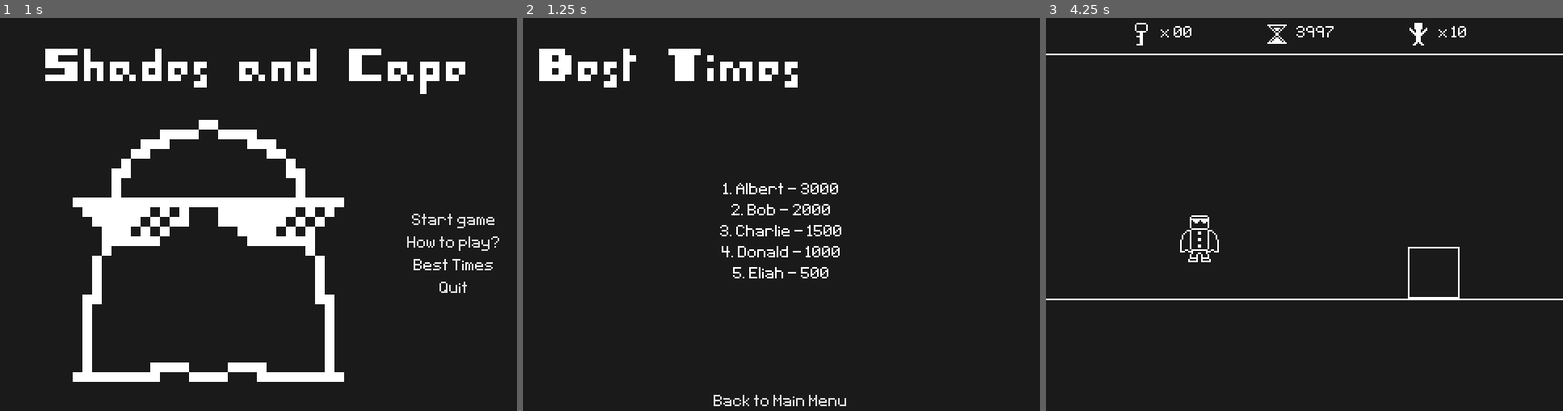
Above: before the commit, frames 1-3 (left to right).
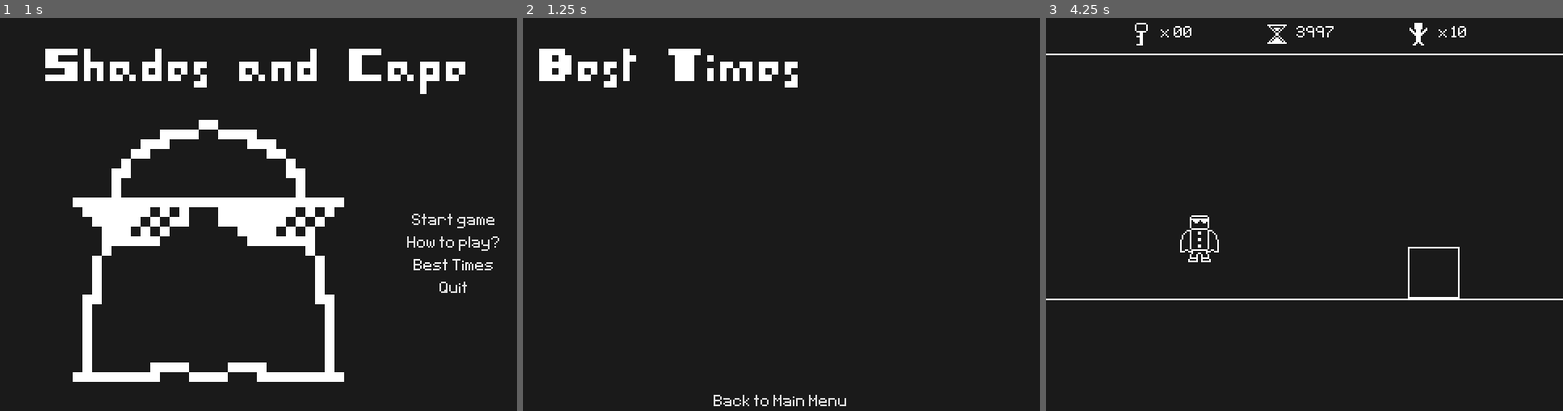
Above: after the commit, the same moments.

Repository: Kiel97/bialjam2019
Game: Godot game, scene res://Menu/MainMenu.tscn
Two runs of this game, one before a commit and one after it. Both use one fixed random seed, a clock stepped at 60 frames per second and the inputs below. Sound files missing from this copy of the repository are replaced by a short silence.
Inputs:
- Up to frame 1 (1 s): click "Best Times" at 0.5 s
- Up to frame 2 (1.25 s): no input
- Up to frame 3 (4.25 s): hold Right (move_right) 1.28-2.75 s; tap Up (jump) at 1.52, 2.27 s; tap Enter at 2 s; click "Back to Main Menu" at 2.75 s; click "Start game" at 3.5 s

Frame 1 is identical in both runs. In frame 2, 1.0% of the frame differs, in the area x 38-62%, y 41-67%; in frame 3, nothing differs.

Commit message:
Simplified parsing top scores

Diff:
--- a/Bialjam2019/Menu/BestTimesScreen.gd
+++ b/Bialjam2019/Menu/BestTimesScreen.gd
@@ -17,19 +17,11 @@
 	var f : File = File.new()
 	if not f.file_exists(best_times_file):
 		f.open(best_times_file, File.WRITE)
-		var content : String = "Albert 3000\nBob 2000\nCharlie 1500\nDonald 1000\nEliah 500"
+		var content : String = ""
 		f.store_string(content)
 		f.close()
 
 	f.open(best_times_file, File.READ)
 	var content : String = f.get_as_text()
-	scoreboard_label.text = parse_scoreboard_from_file(content)
+	scoreboard_label.text = content
 	f.close()
-
-func parse_scoreboard_from_file(content : String) -> String:
-	var scores = content.split("\n")
-	var output = ""
-	for index in range(len(scores)):
-		var score_info = scores[index].split(" ")
-		output += str(index+1, ". ", score_info[0], " - ", score_info[1], "\n")
-	return output
